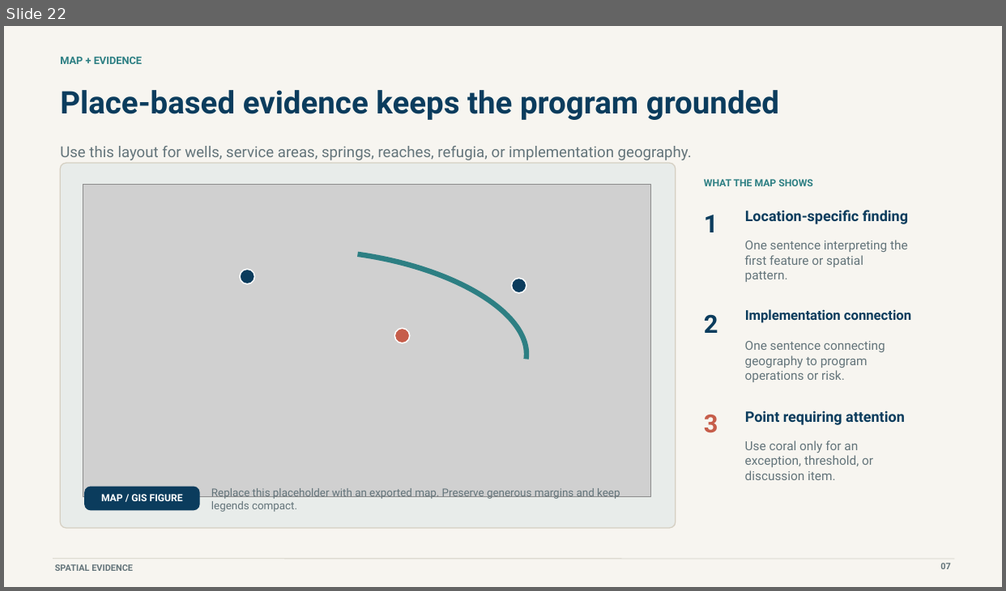
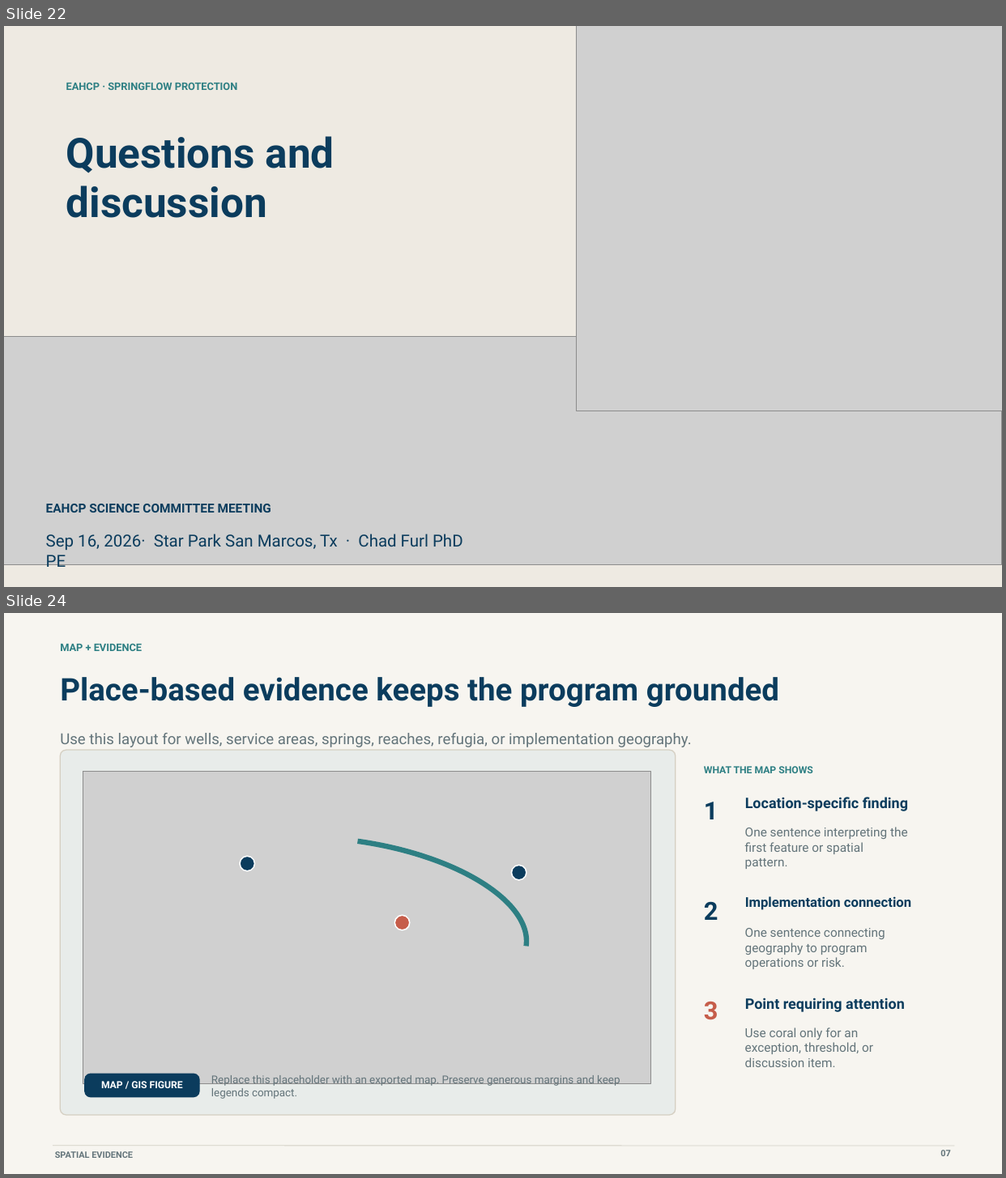
Before and after one commit to cfurl/EAHCP-Fall-2026-Sci-Comm, a slide deck: EAHCP_Springflow_Protection_Furl_7.21.26.pptx. Shown one above the other, each under a label of ours: slide 22 before the commit, slides 22 and 24 after it; the slides between them are not shown. The pictures are 1006x591 and 1006x1178 pixels, drawn with LibreOffice and Linux fonts; fonts in the diff are those of the drawing; grey boxes stand for pictures. Boxes give left, top, right and bottom in pixels: in the first picture for what was removed or moved away, otherwise in the second. Text is boxed around its words. In the diff, an @@ line names an element or a change of style, - is before the commit and + after.

```diff
--- a/EAHCP_Springflow_Protection_Furl_7.21.26.pptx
+++ b/EAHCP_Springflow_Protection_Furl_7.21.26.pptx
@@ slide 22 added at <box>4,26,1002,587</box>, background #EEEAE2 @@
@@ picture added at <box>577,26,1002,412</box> @@
@@ text added at <box>66,82,238,90</box>, 10 pt, text #2D7F83, bold @@
+EAHCP · SPRINGFLOW PROTECTION
@@ text added at <box>66,136,334,218</box>, 40 pt, text #0B3C5D, bold @@
+Questions and
+discussion
@@ picture added at <box>4,337,1002,565</box> @@
@@ text added at <box>46,504,271,513</box>, 12 pt, text #0B3C5D, bold @@
+EAHCP SCIENCE COMMITTEE MEETING
@@ text added at <box>46,534,463,550</box>, 16 pt, text #0B3C5D @@
+Sep 16, 2026· Star Park San Marcos, Tx · Chad Furl PhD PE
@@ what was slide 22 is now slide 24 @@
```
Also in this commit, not shown: 8 slides changed, 2 other slides added, 2 slides removed, 1 other file.
